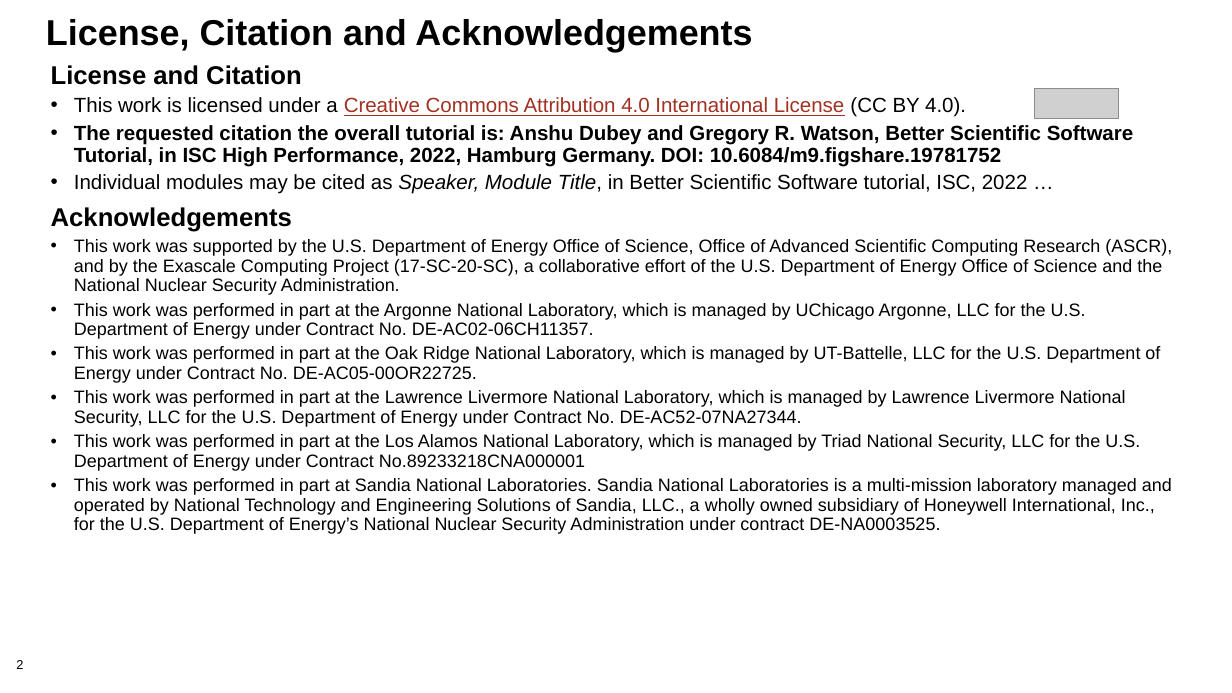
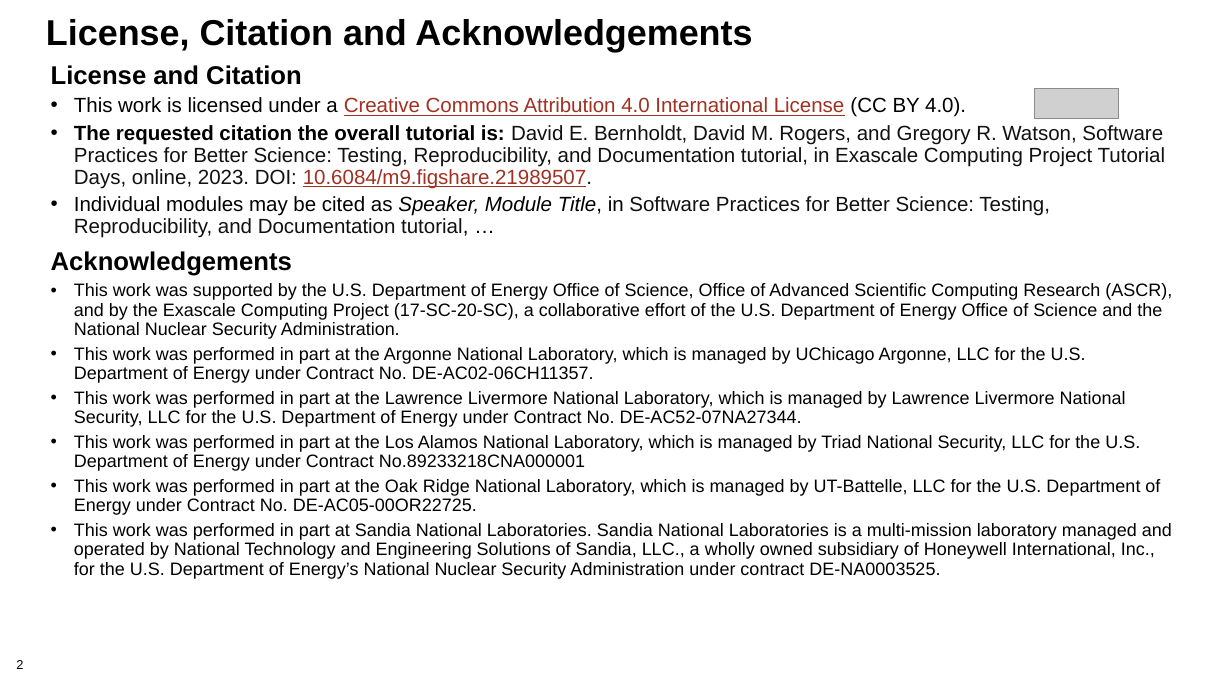
Before and after one commit to bssw-tutorial/presentations, a slide deck: slide 2 of intro.pptx. Drawn at 1232x693 pixels with LibreOffice and Linux fonts; fonts in the diff are those of the drawing; grey boxes stand for pictures; background and template pictures are left out. Boxes give left, top, right and bottom in pixels: in the first picture for what was removed or moved away, otherwise in the second. Text is boxed around its words. In the diff, an @@ line names an element or a change of style, - is before the commit and + after.

```diff
--- a/intro.pptx
+++ b/intro.pptx
@@ text at <box>74,125,1165,238</box>: text changed; text colour #000000 to #111111; bold off @@
-• The requested citation the overall tutorial is: Anshu Dubey and Gregory R. Watson, Better Scientific Software Tutorial, in ISC High Performance, 2022, Hamburg Germany. DOI: 10.6084/m9.figshare.19781752
-• Individual modules may be cited as Speaker, Module Title, in Better Scientific Software tutorial, ISC, 2022 …
+• The requested citation the overall tutorial is: David E. Bernholdt, David M. Rogers, and Gregory R. Watson, Software Practices for Better Science: Testing, Reproducibility, and Documentation tutorial, in Exascale Computing Project Tutorial Days, online, 2023. DOI: 10.6084/m9.figshare.21989507.
+• Individual modules may be cited as Speaker, Module Title, in Software Practices for Better Science: Testing, Reproducibility, and Documentation tutorial, …
@@ text at <box>74,346,1160,383</box>: paragraph removed @@
-• This work was performed in part at the Oak Ridge National Laboratory, which is managed by UT-Battelle, LLC for the U.S. Department of Energy under Contract No. DE-AC05-00OR22725.
@@ text at <box>74,479,1160,515</box>: paragraph added @@
+• This work was performed in part at the Oak Ridge National Laboratory, which is managed by UT-Battelle, LLC for the U.S. Department of Energy under Contract No. DE-AC05-00OR22725.
```
Also in this commit, not shown: 1 other slide changed, 1 other file.
